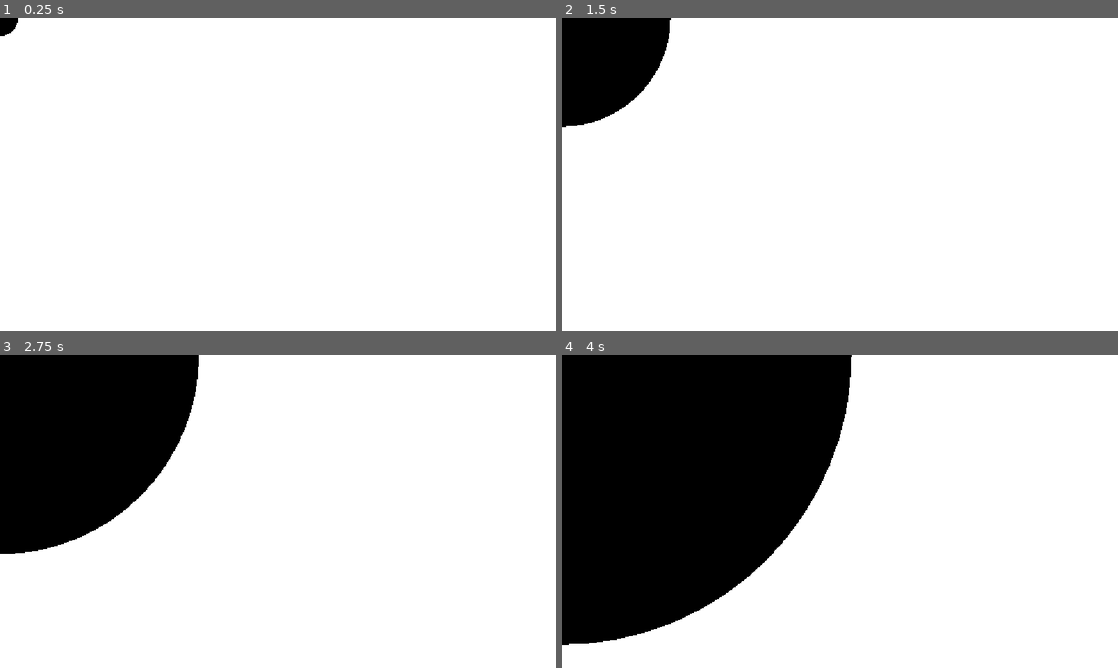
Above: before the commit, frames 1-4 (two rows, left to right).
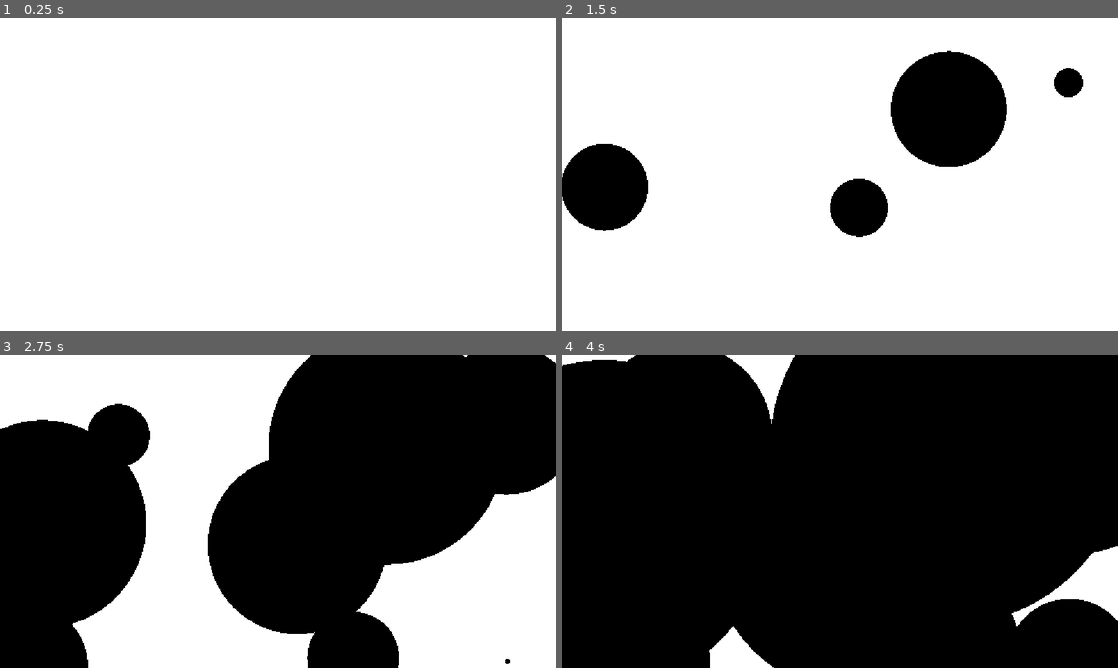
Above: after the commit, the same moments.

Repository: first-uninteresting-username/pointful-game
Game: Godot game, scene res://main.tscn
The game is run twice, just before and just after one commit, with the same random seed, the same clock (stepped at 60 frames per second) and the same inputs.
Inputs (mouse positions are in pixels of both pictures, inside the frame that each line leads up to):
- Up to frame 1 (0.25 s): no input
- Up to frame 2 (1.5 s): tap Enter at 0.5 s; move the mouse to (962, 158) at 0.52 s; hold Right 0.53-1.28 s; tap Alt at 0.6 s; click (962, 158) at 0.67 s; move the mouse to (728, 190) at 1.27 s; hold Down from 1.28 s (still down); tap Shift at 1.35 s
- Up to frame 3 (2.75 s): move the mouse to (333, 442) at 2.02 s; release Down at 2.03 s; hold Right from 2.03 s (still down); tap Alt at 2.1 s
- Up to frame 4 (4 s): move the mouse to (812, 574) at 2.77 s; release Right at 2.78 s; hold Up 2.78-3.53 s; tap Shift at 2.85 s; click (812, 574) at 2.92 s; move the mouse to (1006, 558) at 3.52 s; hold Left from 3.53 s (still down); tap Alt at 3.6 s

The runs differ from the first frame. In frame 1, 0.1% of the frame differs, in the area x 0-4%, y 0-6%; in frame 2, 17%; in frame 3, 57%; in frame 4, 61%, in the area x 0-100%, y 0-100%.
Error before the commit: Parse Error: Identifier "shape" not declared in the current scope. (res://point.gd:8)

Commit message:
feat: remove leftover point, improve pointspawning algorithm

Diff:
--- a/collision_shape_2d.gd
+++ b/collision_shape_2d.gd
@@ -8,7 +8,7 @@
 
 # Called every frame. 'delta' is the elapsed time since the previous frame.
 func _process(delta: float) -> void:
-	shape.radius = shape.radius + delta * 150
+	shape.radius = shape.radius + delta * 100
 	queue_redraw()
 
 func _draw() -> void:
--- a/main.gd
+++ b/main.gd
@@ -1,10 +1,14 @@
 extends Node2D
 
 var score: float = 0
+var sec: float = 0
 const POINT_SCENE = preload("res://point.tscn")
 
-func _ready() -> void:
-	$Point.add_score.connect(_on_add_score)
+func _process(delta: float) -> void:
+	sec = sec + delta
+	if sec >= 0.3:
+		spawn_point()
+		sec = 0
 
 func _on_add_score(add: float) -> void:
 	score = score + add
@@ -29,6 +33,6 @@
 	for point in points:
 		var pos: Vector2 = point.get_center()
 		var rad: float = point.get_radius()
-		if p.distance_squared_to(pos) > (rad + 50) * (rad + 50):
-			return p
-	return Vector2.INF
+		if p.distance_squared_to(pos) < (rad + 50) * (rad + 50):
+			return Vector2.INF
+	return p
--- a/main.tscn
+++ b/main.tscn
@@ -1,9 +1,6 @@
 [gd_scene format=3 uid="uid://ca2jcuuc8jooe"]
 
 [ext_resource type="Script" uid="uid://hmymuiou5il0" path="res://main.gd" id="1_0xm2m"]
-[ext_resource type="PackedScene" uid="uid://db1rhwndr2fqe" path="res://point.tscn" id="1_ig7tw"]
 
 [node name="Main" type="Node2D" unique_id=123749876]
 script = ExtResource("1_0xm2m")
-
-[node name="Point" parent="." unique_id=623158910 instance=ExtResource("1_ig7tw")]
--- a/point.gd
+++ b/point.gd
@@ -5,7 +5,7 @@
 @onready var collision_shape: CollisionShape2D = $CollisionShape2D
 
 func _ready() -> void:
-	shape = shape.duplicate()
+	collision_shape.shape = collision_shape.shape.duplicate()
 
 func _input_event(viewport, event, shape_idx) -> void:
 	if event is InputEventMouseButton and event.button_index == MOUSE_BUTTON_LEFT and event.is_pressed():
